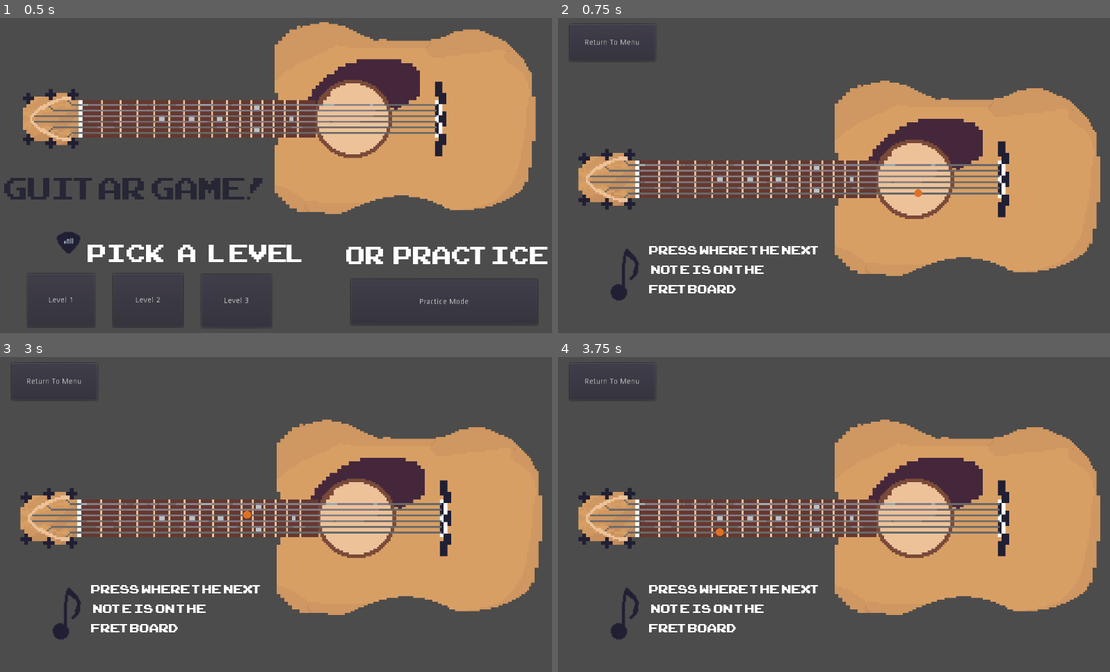
Above: before the commit, frames 1-4 (two rows, left to right).
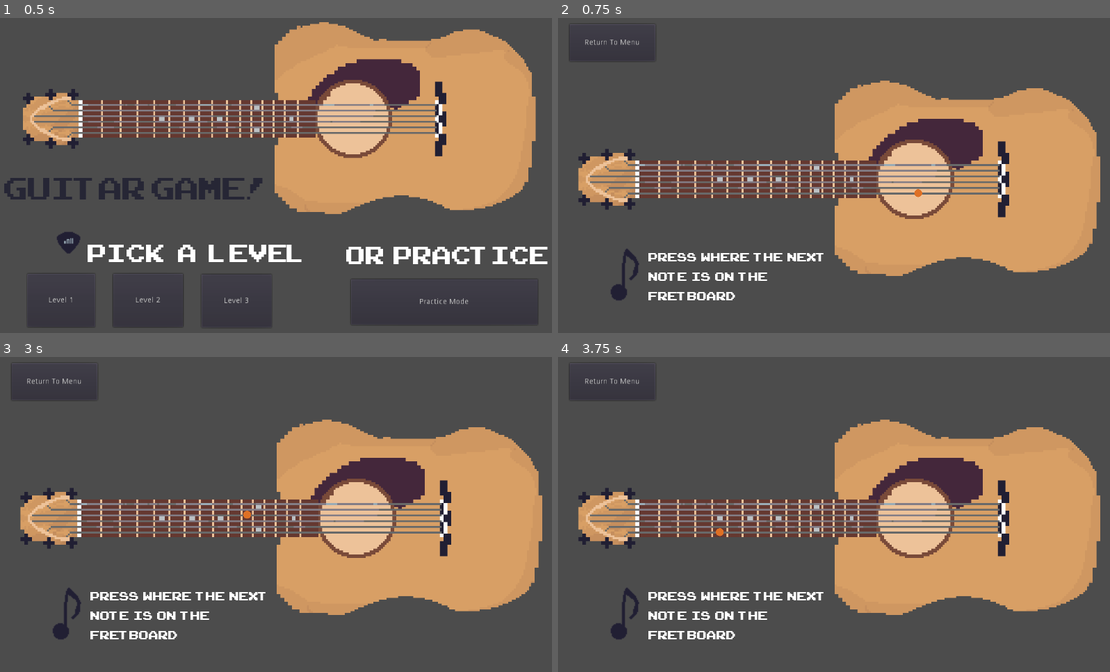
Above: after the commit, the same moments.

Repository: Nineluj/Guitar-Ear-Trainer
Game: Godot game, scene res://scenes/home.tscn
Two runs of this game, one before a commit and one after it. Both use one fixed random seed, a clock stepped at 60 frames per second and the inputs below.
Inputs (mouse positions are in pixels of both pictures, inside the frame that each line leads up to):
- Up to frame 1 (0.5 s): no input
- Up to frame 2 (0.75 s): click "Level 1" at 0.5 s
- Up to frame 3 (3 s): click "Return To Menu" at 1.25 s; click "Level 1" at 2 s; tap Enter at 2.75 s; move the mouse to (242, 517) at 2.77 s; click (242, 517) at 2.92 s
- Up to frame 4 (3.75 s): tap Space at 3.5 s; move the mouse to (723, 533) at 3.52 s; click (723, 533) at 3.67 s

Frame 1 is identical in both runs. In frame 2, 1.8% of the frame differs, in the area x 16-49%, y 72-90%; in frame 3, 1.8%; in frame 4, 1.8%.

Commit message:
got note equivalances down

Diff:
--- a/scenes/playScene.tscn
+++ b/scenes/playScene.tscn
@@ -84,13 +84,13 @@
 texture = ExtResource( 6 )
 
 [node name="Instructions" type="Label" parent="Scoreboard"]
-margin_left = 171.74
-margin_top = 418.406
-margin_right = 551.74
-margin_bottom = 523.406
+margin_left = 170.384
+margin_top = 430.606
+margin_right = 550.384
+margin_bottom = 535.606
 custom_fonts/font = SubResource( 3 )
-text = "Press where the next
- note is on the
+text = "Press  where  the  next
+note  is  on  the
 fretboard"
 __meta__ = {
 "_edit_use_anchors_": false
--- a/scripts/GameNode.gd
+++ b/scripts/GameNode.gd
@@ -17,6 +17,57 @@
 var scoreboard = null
 
 var notesArr = ["E", "a", "d", "g", "b", "he"]
+
+func transposeDown(n):
+	if n[0] == "he":
+		return ["", -1]
+
+	var n_index = notesArr.find(n[0])
+
+	if n[0] == "g":
+		return [notesArr[n_index + 1], n[1] - 4]
+	else:
+		return [notesArr[n_index + 1], n[1] - 5]
+
+
+func splitUp(n: String):
+	if n.begins_with("he"):
+		return [n.left(2), int(n.right(2))]
+	else:
+		return [n.left(1), int(n.right(1))]
+
+func sameNotes(a: String, b: String):
+	print(a, b)
+	if a == b:
+		return true
+
+	var asp = splitUp(a)
+	var bsp = splitUp(b)
+
+	return sameNotesRecc(asp, bsp)
+
+func sameNotesRecc(asp, bsp):
+	if asp[0] == bsp[0]:
+		return int(abs(asp[1] - bsp[1])) % 12 == 0
+
+	var asp_index = notesArr.find(asp[0])
+	var bsp_index = notesArr.find(bsp[0])
+
+	if asp_index < bsp_index:
+		var a_down = transposeDown(asp)
+
+		if a_down[1] < 0:
+			return false
+
+		return sameNotesRecc(a_down, bsp)
+	else:
+
+		var b_down = transposeDown(bsp)
+
+		if b_down[1] < 0:
+			return false
+
+		return sameNotesRecc(asp, b_down)
 
 func _ready():
 	print("Loaded with level", global.level)
@@ -47,7 +98,8 @@
 	guitar.disconnect("note_played", self, "checkNext")
 	yield(get_tree().create_timer(1.5), "timeout")
 
-	if nn == currentSong[currentNote + 1]:
+	if sameNotes(nn, currentSong[currentNote + 1]):
+		currentSong[currentNote + 1] = nn
 		scoreboard.addSuccess()
 		currentNote += 1
 
--- a/scripts/Scoreboard.gd
+++ b/scripts/Scoreboard.gd
@@ -27,7 +27,7 @@
 	perf.visible = true
 
 	fail.visible = true
-	print("F", score, rounds)
+
 
 func clearStatus():
 	fail.visible = false
@@ -44,4 +44,3 @@
 	perf.visible = true
 
 	correct.visible = true
-	print("S", score, rounds)
